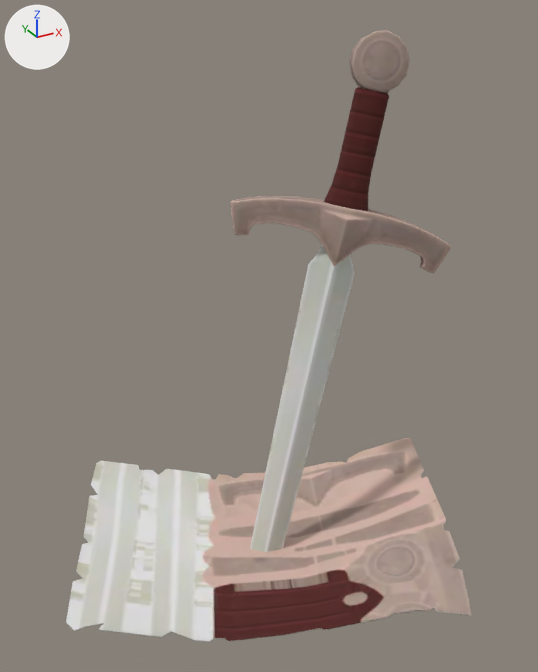
A saved change to the glTF model app/static/room/models/f13362.glb.
The view is the same before and after, from a camera (50 mm lens) standing at (-6.35, -11.9, 11.29) and looking at (0.16, -0.05, 5.37). Lighting does not change. The marker at upper left points along +X, +Y and +Z. The picture after the commit comes second. Where no turn or scale is listed for an object, it has been applied to the vertices. Vertices at exactly the same position are counted once.
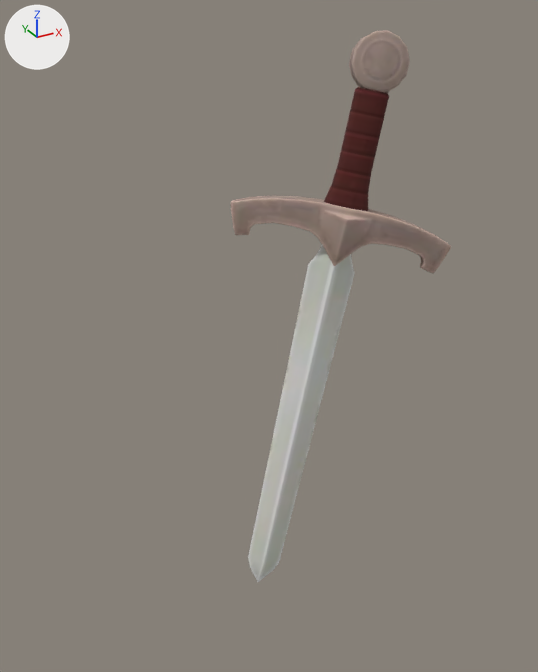
Where the newer file only moved an object's origin or applied its transform, the numbers keep the older frame.

The change, as JSON lines over the scene's bpy script:
```json
{"block": "me_mesh_0", "where": "# used by ob_mesh_0; location = (-4.51, 3.75, -0.78)"}
{"op": "remove", "block": "me_mesh_0", "code": "me_mesh_0.from_pydata(...)  # 604 vertices, 1034 faces; spans x 0.0..9.1, y -7.75..0.0, z 0.0..11.71"}
{"op": "remove", "block": "me_mesh_0", "code": "me_mesh_0.materials.append(mat_mrefabric)"}
{"op": "add", "block": "me_mesh_0", "code": "me_mesh_0.from_pydata(...)  # 426 vertices, 826 faces; spans x 4.25..8.3, y -4.91..-2.59, z 0.0..11.71"}
{"block": "me_mesh_0", "change": "me_mesh_0 part 1: the loose piece of 89 vertices spanning x 0.0..9.1, y -7.75..0.0, z 0.88..2.15 is deleted"}
{"block": "me_mesh_0", "change": "me_mesh_0 part 2: the loose piece of 89 vertices spanning x 0.0..9.1, y -7.75..0.0, z 0.89..2.16 is deleted"}
```

Pixel boxes (x1, y1, x2, y2) of what changed, in the pictures (538 x 672 px):
```json
{"object": "Mesh_0", "change": "reshaped", "before": [66, 30, 472, 642], "after": [230, 30, 451, 582], "on screen": "45% narrower, 10% shorter"}
{"part": 1, "of": "me_mesh_0", "change": "deleted", "before": [74, 472, 471, 642]}
{"part": 2, "of": "me_mesh_0", "change": "deleted", "before": [66, 438, 472, 641]}
```
